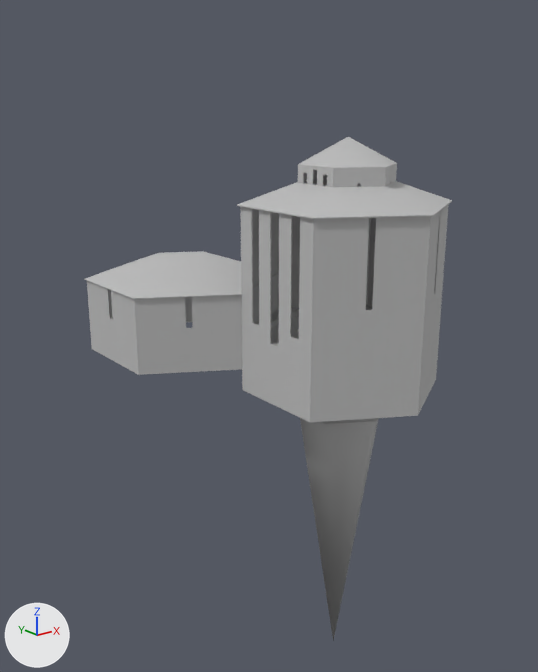
The OBJ model assets/models/temple.obj as it was, and as the next commit left it.
One viewpoint serves both versions: a 50 mm camera at (-183.0, -188.0, 79.0) aimed at (-10.0, 29.0, -7.0). The axes (+X, +Y, +Z) are drawn at lower left. The lights are the same throughout. Where no turn or scale is listed for an object, it has been applied to the vertices.

The scene before the commit, as lines of its bpy script (objects in view):
```python
me_temple = bpy.data.meshes.new('temple')
me_temple.from_pydata(...)  # 1053 vertices, 962 faces; spans x -64.0..35.0, y -39.0..94.0, z -138.0..68.0
me_temple.materials.append(mat_lambert3sg)  # grey #bcbcbc
ob_temple = bpy.data.objects.new('temple', me_temple)
ob_temple.location = (0.0, 0.0, 0.0)
```
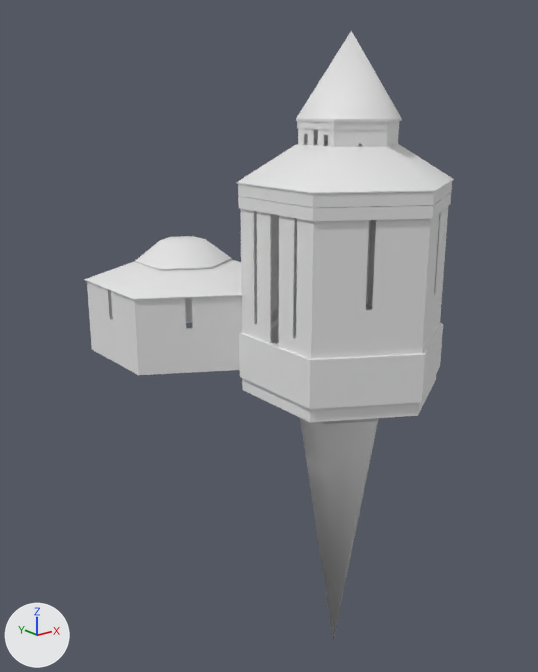
The change in detail:
me_temple is used by ob_temple; location (0.0, 0.0, 0.0).
me_temple had 1053 vertices, 962 faces and spanned x -64.0..35.0, y -39.0..94.0, z -138.0..68.0.
me_temple now has 1251 vertices, 1221 faces and spans x -64.0..35.0, y -39.0..94.0, z -138.0..102.0.
me_temple part 1: the loose piece of 26 vertices spanning x -13.0..17.0, y -17.0..17.0, z 59.0..68.0 is scaled about its middle by (1.04, 1.04, 3.05), then moved by (0.0, 0.0, 24.0).
me_temple part 2: the loose piece of 300 vertices spanning x -13.0..17.0, y -17.0..17.0, z 53.0..59.0 is moved by (0.0, 0.0, 13.0).
me_temple part 3: the loose piece of 36 vertices spanning x -32.0..35.0, y -39.0..39.0, z 45.0..53.0 is scaled about its middle by (0.484, 0.484, 1.06), then moved by (-32.0, 56.0, -25.0).
me_temple part 4: a new loose piece of 30 vertices spanning x -32.0..35.0, y -39.0..39.0, z 53.0..66.0.
me_temple part 5: a new loose piece of 24 vertices spanning x -32.0..35.0, y -39.0..38.0, z -17.0..0.0.
me_temple part 6: a new loose piece of 24 vertices spanning x -14.0..17.0, y -18.0..18.0, z 71.0..74.0.
me_temple part 7: a new loose piece of 24 vertices spanning x -31.0..34.0, y -38.0..38.0, z 49.0..53.0.
Part 8, on me_temple:
70 vertices are removed from x -64.0..34.0, y -37.0..94.0, z -22.0..45.0.
146 faces are deleted.
16 vertices in x -31.0..-30.0, y -8.0..15.0, z -22.0..16.0 move by (0.0, -3.0, 0.0).
11 vertices in x -31.0..19.0, y -28.0..28.0, z 45.0 move by (0.0, 0.0, 8.0).
11 vertices in x -31.0..-30.0, y -6.0..8.0, z -22.0..16.0 move by (0.0, 3.0, 0.0).
15 vertices move from x -31.0..34.0, y -37.0..75.0, z 5.0..45.0 to x -31.0..34.0, y -37.0..75.0, z 5.0..53.0.
94 vertices are added at x -64.0..34.0, y -38.0..94.0, z -22.0..53.0.
24 new vertices lie (0.0, 0.0, 37.0) away from vertices in x -31.0..34.0, y -37.0..37.0, z 16.0.
12 new vertices lie (0.0, 0.0, 6.0) away from vertices in x -31.0..-30.0, y -10.0..10.0, z 5.0.
12 new vertices lie (0.0, 0.0, 5.0) away from vertices in x -31.0..-30.0, y -10.0..10.0, z 11.0.
12 new vertices lie (0.0, 0.0, 37.0) away from vertices in x -31.0..-30.0, y -10.0..10.0, z 16.0.
12 new vertices lie (0.0, 0.0, 4.0) away from vertices in x -31.0..34.0, y -38.0..38.0, z 45.0.
260 new faces join them.
me_temple part 9: 485 faces spanning x -63.0..34.0, y -37.0..93.0, z -138.0..53.0 switch from mat_lambert3sg (grey #bcbcbc) to no material.

Where the change shows, as pixel boxes (x1, y1, x2, y2) in the pictures (538 x 672 px; the box of a moved part takes in the faces that stretch with it):
'temple', reshaped (21% taller)
    before: (84, 137, 452, 640)
    after: (84, 31, 454, 640)
part 1 of me_temple, moved or reshaped
    before: (298, 137, 397, 169)
    after: (296, 31, 401, 122)
part 2 of me_temple, moved or reshaped
    before: (298, 164, 397, 187)
    after: (298, 128, 399, 147)
part 3 of me_temple, moved or reshaped
    before: (237, 178, 452, 219)
    after: (135, 236, 231, 270)
part 4 of me_temple, added
    after: (237, 142, 454, 194)
part 5 of me_temple, added
    after: (239, 304, 443, 409)
part 6 of me_temple, added
    after: (297, 121, 399, 130)
part 7 of me_temple, added
    after: (238, 182, 452, 208)
part 8 of me_temple, built on
    before: (84, 205, 448, 422)
    after: (84, 193, 451, 422)
part 9 of me_temple, recoloured
    both: (270, 305, 379, 637)
